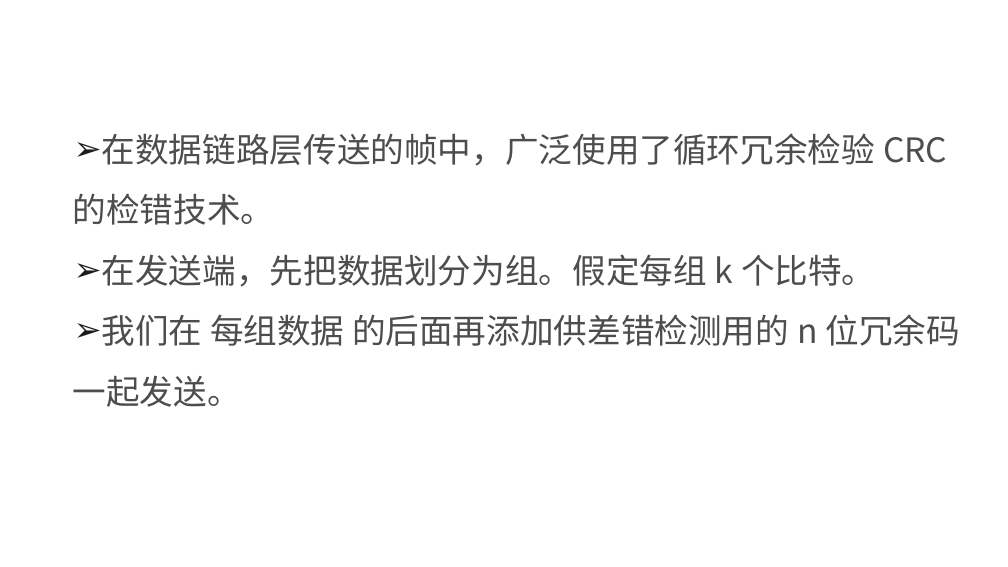
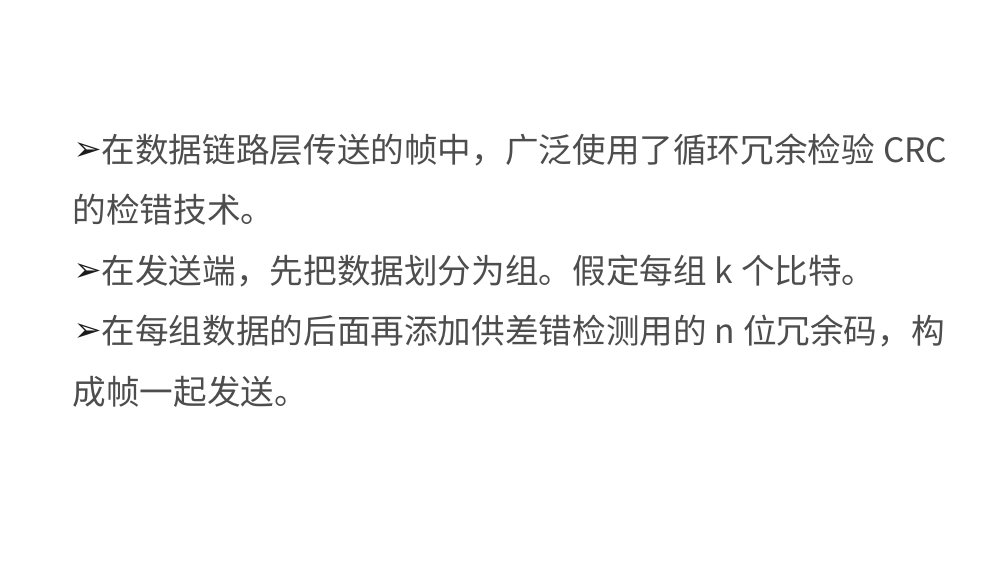
Before and after one commit to edu2act/course-NetWork, a slide deck: slide 17 of materials/slides/ch03 Data Link Layer.pptx. Drawn at 1008x567 pixels with LibreOffice and Linux fonts; fonts in the diff are those of the drawing; background and template pictures are left out. Boxes give left, top, right and bottom in pixels: in the first picture for what was removed or moved away, otherwise in the second. Text is boxed around its words. In the diff, an @@ line names an element or a change of style, - is before the commit and + after.

```diff
--- a/materials/slides/ch03 Data Link Layer.pptx
+++ b/materials/slides/ch03 Data Link Layer.pptx
@@ text at (73, 314, 945, 407): text changed @@
-➢ 我们在 每组数据 的后面再添加供差错检测用的 n 位冗余码一起发送。
+➢ 在每组数据的后面再添加供差错检测用的 n 位冗余码，构成帧一起发送。
```
Also in this commit, not shown: 12 other slides changed.
